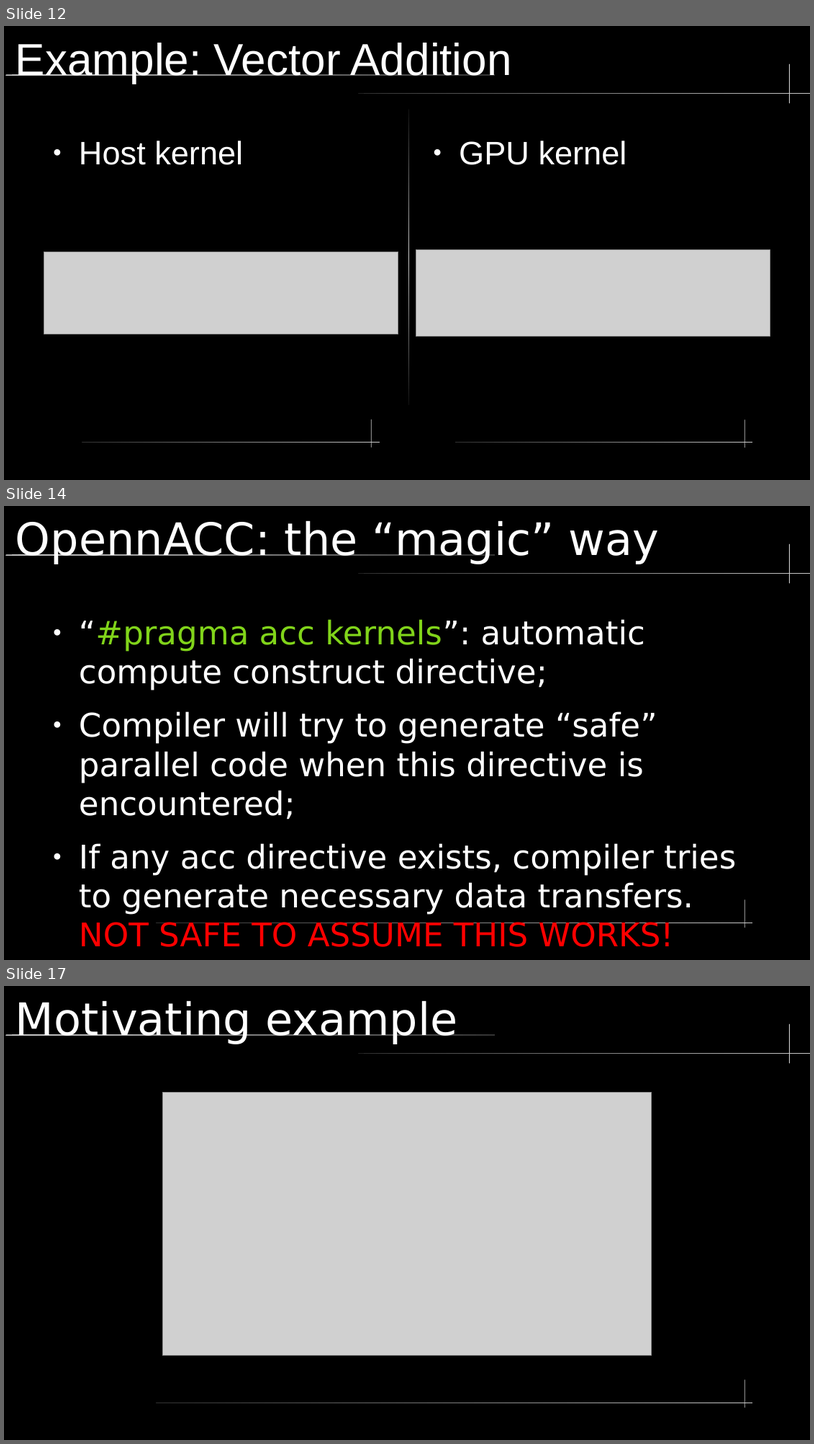
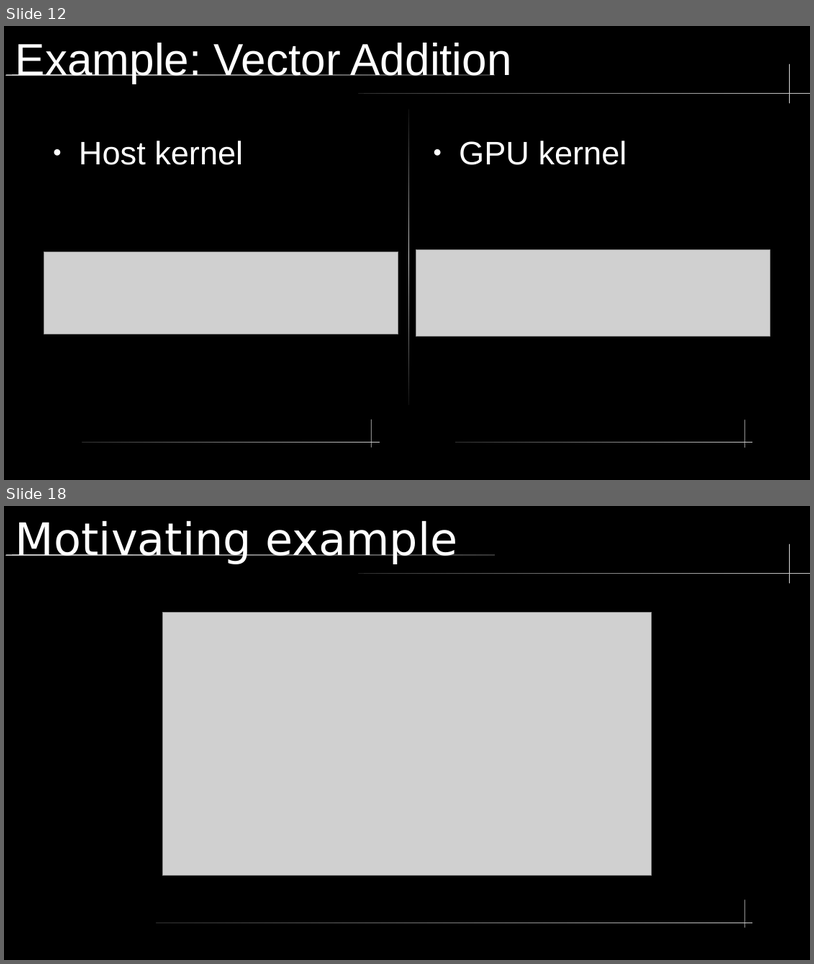
Before and after one commit to LucasGasparinoBSC/presentationUPC, a slide deck: lectureAlyaGPU.odp. Shown one above the other, each under a label of ours: slides 12, 14 and 17 before the commit, slides 12 and 18 after it; the slides between them are not shown. The pictures are 814x1444 and 814x964 pixels, drawn with LibreOffice and Linux fonts; fonts in the diff are those of the drawing; grey boxes stand for pictures. Boxes give left, top, right and bottom in pixels: in the first picture for what was removed or moved away, otherwise in the second. Text is boxed around its words. In the diff, an @@ line names an element or a change of style, - is before the commit and + after.

```diff
--- a/lectureAlyaGPU.odp
+++ b/lectureAlyaGPU.odp
@@ slide 14 removed at <box>4,506,810,960</box>, background #000000; not listed: 5 template elements that a slide beside it also shows @@
@@ title removed at <box>16,521,658,564</box> @@
-OpennACC: the “magic” way
@@ text removed at <box>79,619,736,947</box> @@
-● “#pragma acc kernels”: automatic compute construct directive;
-● Compiler will try to generate “safe” parallel code when this directive is encountered;
-● If any acc directive exists, compiler tries to generate necessary data transfers. NOT SAFE TO ASSUME THIS WORKS!
@@ what was slide 17 is now slide 18 @@
```
Also in this commit, not shown: 2 slides changed, 3 slides added, 1 other slide removed, 2 other files.
